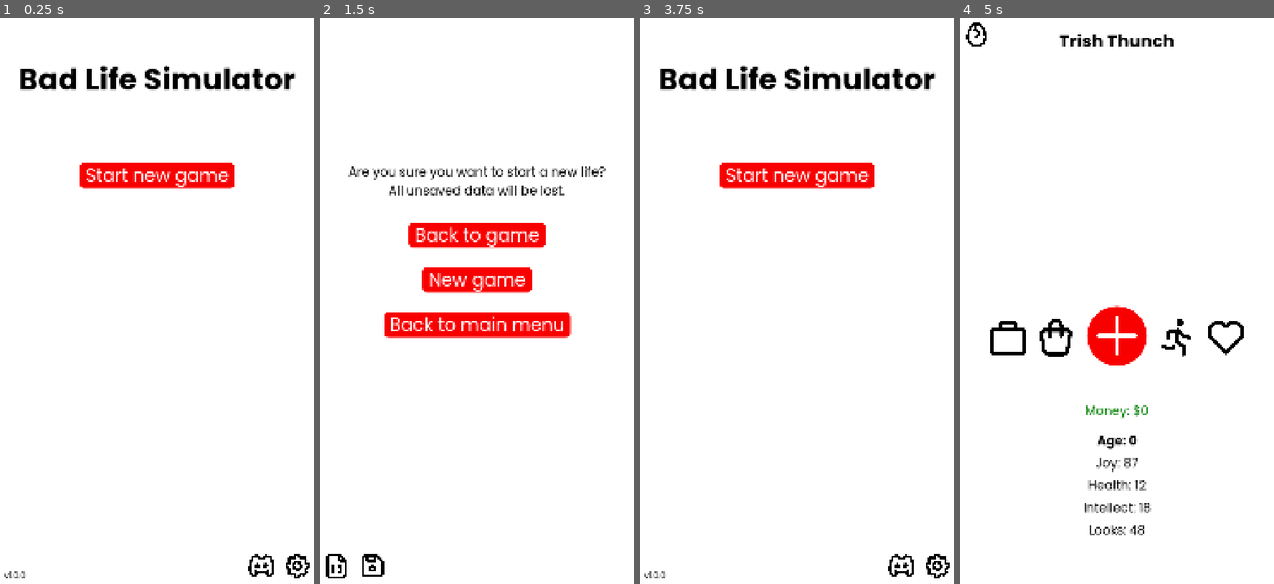
Above: before the commit, frames 1-4 (left to right).
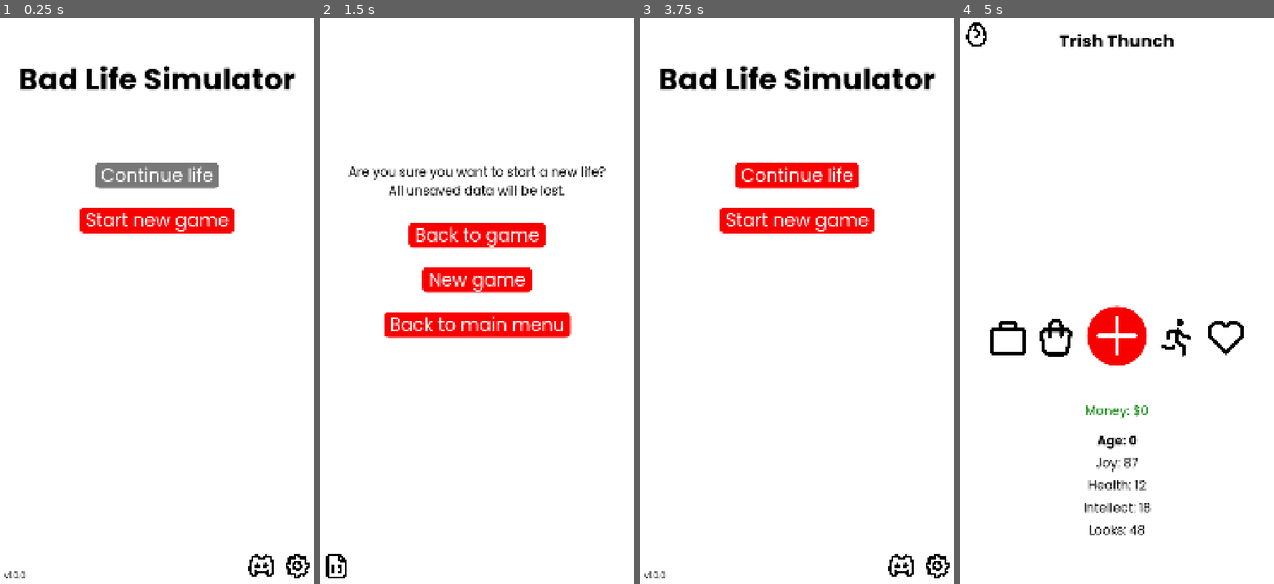
Above: after the commit, the same moments.

Repository: gaulsoodmanbls/badlifesimulator
Game: Godot game, scene res://pages/index.tscn
Two runs of this game, one before a commit and one after it. Both use one fixed random seed, a clock stepped at 60 frames per second and the inputs below.
Inputs (mouse positions are in pixels of both pictures, inside the frame that each line leads up to):
- Up to frame 1 (0.25 s): no input
- Up to frame 2 (1.5 s): click "Start new game" at 0.5 s; click (335, 34) at 1.25 s
- Up to frame 3 (3.75 s): click "Back to game" at 2 s; click (655, 34) at 2.75 s; click "Back to main menu" at 3.5 s
- Up to frame 4 (5 s): click "Start new game" at 4.25 s

The runs differ from the first frame. In frame 1, 4.3% of the frame differs, in the area x 25-75%, y 25-39%; in frame 2, 0.2%; in frame 3, 3.1%; in frame 4, nothing differs.

Commit message:
Saving and loading both games and lives
Fully working to the best of my knowledge, but I'll test on android later. You can now continue your most recent life from the main menu and have it load properly, and saving lives and games automatically work too. Manual saving menu moved to developer mode.

Diff:
--- a/pages/developer_mode.tscn
+++ b/pages/developer_mode.tscn
@@ -8,6 +8,7 @@
 [ext_resource type="Theme" uid="uid://bstk834mafqp" path="res://styles/button1/button1.tres" id="6_llmlx"]
 [ext_resource type="LabelSettings" uid="uid://dl6sog5hfkb6u" path="res://styles/text/body.tres" id="6_uksx0"]
 [ext_resource type="PackedScene" uid="uid://cil46lqksrpuy" path="res://objects/checkbox.tscn" id="8_4vx13"]
+[ext_resource type="Texture2D" uid="uid://vya22elwah4a" path="res://assets/floppy.png" id="9_flnsc"]
 
 [node name="developerMode" type="Node2D" unique_id=1691854714]
 script = ExtResource("1_x7xls")
@@ -108,6 +109,15 @@
 [node name="RAUECheck" parent="scrollContainer/control" unique_id=124453344 instance=ExtResource("8_4vx13")]
 position = Vector2(704, 756)
 
+[node name="saveGame" type="TextureButton" parent="." unique_id=1317964170]
+offset_left = 960.0
+offset_top = 20.0
+offset_right = 1060.0
+offset_bottom = 120.0
+texture_normal = ExtResource("9_flnsc")
+ignore_texture_size = true
+stretch_mode = 0
+
 [connection signal="pressed" from="exit" to="." method="_on_exit_pressed"]
 [connection signal="pressed" from="scrollContainer/control/setAge" to="." method="_on_set_age_pressed"]
 [connection signal="pressed" from="scrollContainer/control/setJoy" to="." method="_on_set_joy_pressed"]
@@ -115,3 +125,4 @@
 [connection signal="pressed" from="scrollContainer/control/setIntellect" to="." method="_on_set_intellect_pressed"]
 [connection signal="pressed" from="scrollContainer/control/setLooks" to="." method="_on_set_looks_pressed"]
 [connection signal="pressed" from="scrollContainer/control/RAUE" to="." method="_on_raue_pressed"]
+[connection signal="pressed" from="saveGame" to="." method="_on_save_game_pressed"]
--- a/pages/main_menu.tscn
+++ b/pages/main_menu.tscn
@@ -32,11 +32,19 @@
 vertical_alignment = 2
 autowrap_mode = 2
 
-[node name="newGame" parent="." unique_id=1258056692 instance=ExtResource("5_n5qs2")]
+[node name="continue" parent="." unique_id=1258056692 instance=ExtResource("5_n5qs2")]
+offset_left = 352.0
+offset_top = 500.0
+offset_right = 728.0
+offset_bottom = 584.0
+disabled = true
+text = "Continue life"
+
+[node name="newGame" parent="." unique_id=1544237965 instance=ExtResource("5_n5qs2")]
 offset_left = 301.0
-offset_top = 500.0
+offset_top = 650.0
 offset_right = 780.0
-offset_bottom = 584.0
+offset_bottom = 734.0
 text = "Start new game"
 
 [node name="settings" type="TextureButton" parent="." unique_id=1926293411]
@@ -57,6 +65,7 @@
 ignore_texture_size = true
 stretch_mode = 0
 
+[connection signal="pressed" from="continue" to="." method="_on_continue_pressed"]
 [connection signal="pressed" from="newGame" to="." method="_on_new_game_pressed"]
 [connection signal="pressed" from="settings" to="." method="_on_settings_pressed"]
 [connection signal="pressed" from="discord" to="." method="_on_discord_pressed"]
--- a/pages/new_game_confirmation.tscn
+++ b/pages/new_game_confirmation.tscn
@@ -5,7 +5,6 @@
 [ext_resource type="LabelSettings" uid="uid://dl6sog5hfkb6u" path="res://styles/text/body.tres" id="2_lntjx"]
 [ext_resource type="PackedScene" uid="uid://ck7ra4cupjjkm" path="res://objects/button_default.tscn" id="3_a71gq"]
 [ext_resource type="Texture2D" uid="uid://3n8s5ffpj2bi" path="res://assets/developer.png" id="5_olmvu"]
-[ext_resource type="Texture2D" uid="uid://vya22elwah4a" path="res://assets/floppy.png" id="6_se0sp"]
 
 [node name="new_game_confirmation" type="Node2D" unique_id=804291492]
 script = ExtResource("1_batlk")
@@ -51,17 +50,7 @@
 ignore_texture_size = true
 stretch_mode = 0
 
-[node name="saveGame" type="TextureButton" parent="." unique_id=1468096001]
-offset_left = 140.0
-offset_top = 1800.0
-offset_right = 240.0
-offset_bottom = 1900.0
-texture_normal = ExtResource("6_se0sp")
-ignore_texture_size = true
-stretch_mode = 0
-
 [connection signal="pressed" from="cancel" to="." method="_on_cancel_pressed"]
 [connection signal="pressed" from="yes" to="." method="_on_yes_pressed"]
 [connection signal="pressed" from="mainMenu" to="." method="_on_main_menu_pressed"]
 [connection signal="pressed" from="developerMode" to="." method="_on_developer_mode_pressed"]
-[connection signal="pressed" from="saveGame" to="." method="_on_save_game_pressed"]
--- a/pages/save_game.tscn
+++ b/pages/save_game.tscn
@@ -23,7 +23,7 @@
 offset_top = 300.0
 offset_right = 1040.0
 offset_bottom = 323.0
-text = "Bad Life Simulator saves automatically, but if you want to manually do it here... I guess you can."
+text = "Bad Life Simulator constantly saves automatically, but if you want to manually do it here... I guess you can."
 label_settings = ExtResource("5_kqiid")
 horizontal_alignment = 1
 autowrap_mode = 2
@@ -35,6 +35,13 @@
 offset_bottom = 650.0
 text = "Save life"
 
+[node name="openSaveLocation" parent="." unique_id=1265057156 instance=ExtResource("6_nfrcw")]
+offset_left = 249.0
+offset_top = 716.0
+offset_right = 831.0
+offset_bottom = 800.0
+text = "Open save location"
+
 [node name="confirmation" type="Label" parent="." unique_id=1595533241]
 offset_top = 1700.0
 offset_right = 1080.0
@@ -45,3 +52,4 @@
 
 [connection signal="pressed" from="back" to="." method="_on_back_pressed"]
 [connection signal="pressed" from="saveLife" to="." method="_on_save_life_pressed"]
+[connection signal="pressed" from="openSaveLocation" to="." method="_on_open_save_location_pressed"]
--- a/pages/scripts/developerMode.gd
+++ b/pages/scripts/developerMode.gd
@@ -10,6 +10,10 @@
 
 func _on_exit_pressed() -> void:
 	get_tree().change_scene_to_file("res://pages/new_game_confirmation.tscn") #go back
+
+
+func _on_save_game_pressed() -> void:
+	get_tree().change_scene_to_file("res://pages/save_game.tscn")
 
 
 func _on_set_age_pressed() -> void:
--- a/pages/scripts/event.gd
+++ b/pages/scripts/event.gd
@@ -532,6 +532,7 @@
 		get_tree().change_scene_to_file("res://pages/game_menu.tscn")
 		return
 	print("showing event " + str(global.revent[0])) #prints the first event ID (the one that is about to be shown) in the revent array
+	global.saveGame()
 	await get_tree().process_frame #waits for frame to be processed first to avoid weirdness
 	eventer()
 	repositionResize()
--- a/pages/scripts/gameMenu.gd
+++ b/pages/scripts/gameMenu.gd
@@ -33,9 +33,9 @@
 	$health.text = "Health: " + str(global.health)
 	$intellect.text = "Intellect: " + str(global.intellect)
 	$looks.text = "Looks: " + str(global.looks)
-	global.saveGame()
 	if global.revent.size() != 0: #if there are random events queued
 		get_tree().change_scene_to_file("res://pages/event.tscn")
+	global.saveGame() #saves both life and game files (does not need to go before the line above as saveGame() is run when the event.gd script is initialised anyway)
 
 
 func _on_new_game_egg_mouse_entered() -> void: #when the mouse is hovered over the new game egg button
--- a/pages/scripts/global.gd
+++ b/pages/scripts/global.gd
@@ -62,6 +62,7 @@
 	var collinsDictionary = {
 		#engine
 		"revent" : revent,
+		"RAUE" : RAUE,
 		#personal
 		"firstName" : firstName,
 		"lastName" : lastName,
@@ -124,3 +125,57 @@
 	gameSaveFile.store_var(gameSerialiser()) #overwrites the game save file with cambridgeDictionary from the gameSerialiser() function above.
 	lifeSaveFile.close() #closes file and saves changes
 	gameSaveFile.close() #closes file and saves changes
+
+func loadGame(): #does the actual GAME loading
+	if FileAccess.file_exists("user://spycarsinc/bls/game.bls") == true: #if the game save file exists, continue and load
+		var gameSaveFile = FileAccess.open("user://spycarsinc/bls/game.bls", FileAccess.READ) #opens file to read
+		if gameSaveFile:
+			var dictionary = gameSaveFile.get_var()
+			currentLife = dictionary["currentLife"]
+			gameSaveFile.close() #closes file so it doesn't do anything weird
+			print("hoorah, game load successful")
+			print(currentLife)
+			return #cease function function
+	else: #file does not exist
+		print("no game save file, will create a brand new one...")
+
+func loadLife(): #does the actual LIFE loading
+	if FileAccess.file_exists("user://spycarsinc/bls/lives/" + currentLife + ".bls") == true: #if the life save file exists, continue and load
+		var lifeSaveFile = FileAccess.open("user://spycarsinc/bls/lives/" + currentLife + ".bls", FileAccess.READ) #opens file to read
+		if lifeSaveFile:
+			var dictionary = lifeSaveFile.get_var()
+			#engine
+			revent = dictionary["revent"]
+			RAUE = dictionary["RAUE"]
+			#personal
+			firstName = dictionary["firstName"]
+			lastName = dictionary["lastName"]
+			age = dictionary["age"]
+			sex = dictionary["sex"]
+			joy = dictionary["joy"]
+			health = dictionary["health"]
+			intellect = dictionary["intellect"]
+			looks = dictionary["looks"]
+			logs = dictionary["logs"]
+			money = dictionary["money"]
+			evality = dictionary["evality"]
+			sexuality = dictionary["sexuality"]
+			#family relationships
+			familyFirstNames = dictionary["familyFirstNames"]
+			familyLastNames = dictionary["familyLastNames"]
+			familyTypes = dictionary["familyTypes"]
+			familyAges = dictionary["familyAges"]
+			familySexes = dictionary["familySexes"]
+			familyRelationships = dictionary["familyRelationships"]
+			#misc relationships
+			miscFirstNames = dictionary["miscFirstNames"]
+			miscLastNames = dictionary["miscLastNames"]
+			miscTypes = dictionary["miscTypes"]
+			miscAges = dictionary["miscAges"]
+			miscSexes = dictionary["miscSexes"]
+			miscRelationships = dictionary["miscRelationships"]
+			lifeSaveFile.close() #closes file so it doesn't do anything weird
+			print("hoorah, life load successful")
+			get_tree().change_scene_to_file("res://pages/game_menu.tscn")
+	else: #file does not exist
+		print("no life save file... how did you even run this function if there's no... i-")
--- a/pages/scripts/index.gd
+++ b/pages/scripts/index.gd
@@ -1,5 +1,4 @@
 extends Node2D #author(s): Ethan Scott
-
 
 # Called when the node enters the scene tree for the first time.
 func _ready() -> void:
@@ -11,5 +10,6 @@
 		DisplayServer.window_set_position(Vector2i(100, 100)) #sets window position to the top-left of the screen. Without any repositioning, the window is by default clipping off the screen on PC displays with a resolution of 1080p or lower.
 		print("window size adjusted")
 	print("running version " + global.versionNumber)
+	global.loadGame() #tells global.gd to load game save file
 	get_tree().change_scene_to_file("res://pages/main_menu.tscn") #change scene to main menu
 	#requires a wait time otherwise the global script is busy loading and godot will throw an error when you try to change scene
--- a/pages/scripts/mainMenu.gd
+++ b/pages/scripts/mainMenu.gd
@@ -3,7 +3,14 @@
 
 # Called when the node enters the scene tree for the first time. (in this case, since this is the index, on startup)
 func _ready() -> void:
-	$versionNumber.text = "v" + global.versionNumber
+	$versionNumber.text = "v" + global.versionNumber #sets version number text
+	if global.currentLife != "": #if there is a recent life ready to be resumed
+		$continue.disabled = false #enable the continue button
+
+
+func _on_continue_pressed() -> void:
+	if $continue.disabled == false: #if the continue button is enabled (you are able to continue)
+		global.loadLife() #loads life
 
 
 func _on_new_game_pressed() -> void: #on new game button pressed
--- a/pages/scripts/saveGame.gd
+++ b/pages/scripts/saveGame.gd
@@ -2,9 +2,13 @@
 
 
 func _on_back_pressed() -> void:
-	get_tree().change_scene_to_file("res://pages/new_game_confirmation.tscn")
+	get_tree().change_scene_to_file("res://pages/developer_mode.tscn")
 
 
 func _on_save_life_pressed() -> void: #on saving life button pressed
 	global.saveGame()
 	$confirmation.text = "Successfully saved to " + OS.get_user_data_dir()
+
+
+func _on_open_save_location_pressed() -> void:
+	OS.shell_show_in_file_manager(ProjectSettings.globalize_path("user://spycarsinc/bls/lives/")) #opens save file folder in file manager
--- a/styles/button1/button1.tres
+++ b/styles/button1/button1.tres
@@ -5,12 +5,23 @@
 [ext_resource type="StyleBox" uid="uid://b2onuwwy2xaed" path="res://styles/button1/button1StyleBoxFlat.tres" id="2_jr7sa"]
 [ext_resource type="StyleBox" uid="uid://ebccpvum0hlj" path="res://styles/button1/button1StyleBoxFlatPressed.tres" id="3_10fmf"]
 
+[sub_resource type="StyleBoxFlat" id="StyleBoxFlat_jr7sa"]
+bg_color = Color(0.4700758, 0.47007585, 0.47007567, 1)
+corner_radius_top_left = 15
+corner_radius_top_right = 15
+corner_radius_bottom_right = 15
+corner_radius_bottom_left = 15
+expand_margin_left = 20.0
+expand_margin_right = 20.0
+
 [sub_resource type="StyleBoxEmpty" id="StyleBoxEmpty_5y3ty"]
 
 [resource]
 Button/colors/font_color = Color(1, 1, 1, 1)
+Button/colors/font_disabled_color = Color(1, 1, 1, 1)
 Button/font_sizes/font_size = 60
 Button/fonts/font = ExtResource("1_s04dj")
+Button/styles/disabled = SubResource("StyleBoxFlat_jr7sa")
 Button/styles/focus = SubResource("StyleBoxEmpty_5y3ty")
 Button/styles/hover = ExtResource("2_10fmf")
 Button/styles/normal = ExtResource("2_jr7sa")
